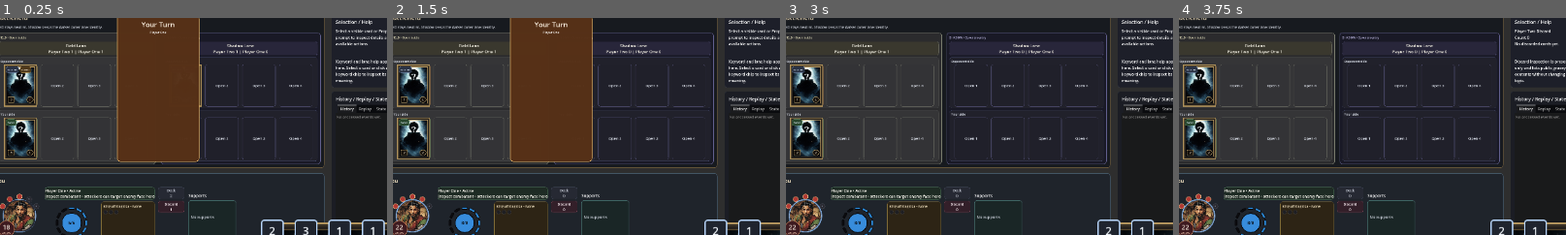
Above: before the commit, frames 1-4 (left to right).
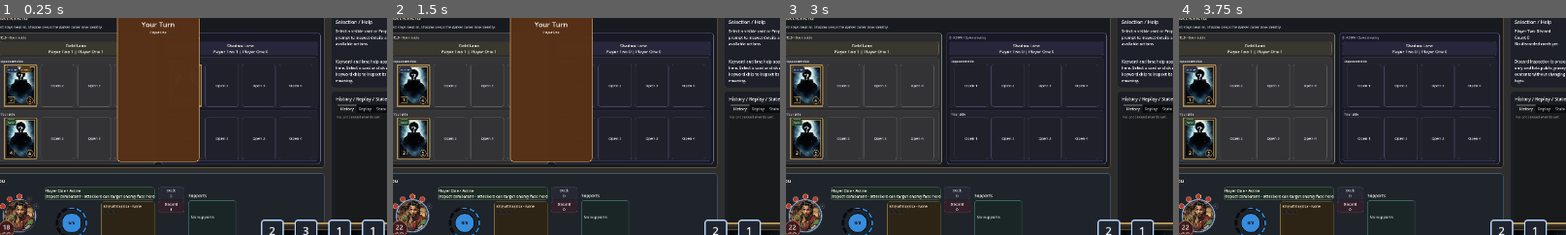
Above: after the commit, the same moments.

Repository: FlinnBurgess/elder-scrolls-legends
Game: Godot game, scene res://scenes/bootstrap/bootstrap.tscn
Two runs of this game, one before a commit and one after it. Both use one fixed random seed, a clock stepped at 60 frames per second and the inputs below.
Inputs:
- Up to frame 1 (0.25 s): no input
- Up to frame 2 (1.5 s): click "Local Match Sandbox" at 0.5 s; click "Player Two Inspect combatant …" at 1.25 s
- Up to frame 3 (3 s): click "Support Lab" at 2 s; click "Deck 0" at 2.75 s
- Up to frame 4 (3.75 s): click "Discard 0" at 3.5 s
The pictures show only the part of the screen within x 3-53%, y 49-98%; the shares and areas given below are measured in that part.

The runs differ from the first frame. In frame 1, 0.1% of the frame differs, in the area x 2-9%, y 36-65%; in frame 2, 0.1%; in frame 3, 0.1%; in frame 4, 0.1%.

Commit message:
Larger bold stat badges, square attack corners, and fix attack label rotation
Attack label moved out of rotated badge to prevent inherited rotation.
Badge size increased to 40, font size to 18 with bold weight.

Co-Authored-By: Claude Opus 4.6 <noreply@anthropic.com>

Diff:
--- a/src/ui/components/CardDisplayComponent.gd
+++ b/src/ui/components/CardDisplayComponent.gd
@@ -198,13 +198,19 @@
 	_attack_badge = PanelContainer.new()
 	_attack_badge.name = "AttackBadge"
 	_content_root.add_child(_attack_badge)
-	_attack_label = _build_centered_label("AttackLabel", 13)
-	_attack_badge.add_child(_attack_label)
+	_attack_label = _build_centered_label("AttackLabel", 18)
+	var bold_font := SystemFont.new()
+	bold_font.font_weight = 700
+	_attack_label.add_theme_font_override("font", bold_font)
+	_content_root.add_child(_attack_label)
 
 	_health_badge = PanelContainer.new()
 	_health_badge.name = "HealthBadge"
 	_content_root.add_child(_health_badge)
-	_health_label = _build_centered_label("HealthLabel", 13)
+	_health_label = _build_centered_label("HealthLabel", 18)
+	var bold_font_h := SystemFont.new()
+	bold_font_h.font_weight = 700
+	_health_label.add_theme_font_override("font", bold_font_h)
 	_health_badge.add_child(_health_label)
 
 	_set_mouse_passthrough_recursive(_content_root)
@@ -258,8 +264,8 @@
 	_apply_panel_style(_rarity_marker, _rarity_color(_card_data).darkened(0.3), Color.BLACK, _scaled_border_width(2, scale), _scaled_int(2, scale))
 	# Cost badge – dark circle
 	_apply_panel_style(_cost_badge, Color(0.12, 0.14, 0.18, 0.99), Color(0.72, 0.84, 0.98, 1.0), _scaled_border_width(2, scale), _scaled_int(17, scale))
-	# Attack badge – diamond shape (low corner radius)
-	_apply_panel_style(_attack_badge, Color(0.08, 0.06, 0.04, 0.98), Color(0.72, 0.62, 0.42, 0.96), _scaled_border_width(2, scale), _scaled_int(4, scale))
+	# Attack badge – diamond shape (square corners)
+	_apply_panel_style(_attack_badge, Color(0.08, 0.06, 0.04, 0.98), Color(0.72, 0.62, 0.42, 0.96), _scaled_border_width(2, scale), 0)
 	# Health badge – circular (corner radius = half the badge side)
 	_apply_panel_style(_health_badge, Color(0.08, 0.06, 0.04, 0.98), Color(0.72, 0.62, 0.42, 0.96), _scaled_border_width(2, scale), _scaled_int(15, scale))
 	_name_label.add_theme_color_override("font_color", COLOR_TEXT)
@@ -410,7 +416,7 @@
 
 
 func _layout_stat_badges(inner_rect: Rect2, art_rect: Rect2, scale: float, esl_style := false) -> void:
-	var badge_side := maxf(30.0 * scale, 30.0)
+	var badge_side := maxf(40.0 * scale, 40.0)
 	var badge_size := Vector2(badge_side, badge_side)
 	var badge_margin := 6.0 * scale
 	_attack_badge.size = badge_size
@@ -433,10 +439,11 @@
 			art_rect.position.x + art_rect.size.x - badge_inset - badge_side,
 			badge_center_y - badge_side
 		)
-		# Attack label needs counter-rotation since badge is rotated
-		_attack_label.set_anchors_and_offsets_preset(PRESET_FULL_RECT)
-		_attack_label.pivot_offset = badge_size * 0.5
-		_attack_label.rotation_degrees = -45.0
+		# Attack label positioned over the badge center (not a child, so no inherited rotation)
+		var attack_center := _attack_badge.position + _attack_badge.pivot_offset
+		_attack_label.size = badge_size
+		_attack_label.position = attack_center - badge_size * 0.5
+		_attack_label.rotation_degrees = 0.0
 		# Health label stays upright
 		_health_label.set_anchors_and_offsets_preset(PRESET_FULL_RECT)
 		_health_label.pivot_offset = badge_size * 0.5
@@ -454,11 +461,11 @@
 		badge_top = clampf(badge_top, art_rect.position.y, maxf(art_rect.position.y + art_rect.size.y - rect_size.y, art_rect.position.y))
 		_attack_badge.position = Vector2(art_rect.position.x + badge_margin, badge_top)
 		_health_badge.position = Vector2(art_rect.position.x + art_rect.size.x - rect_size.x - badge_margin, badge_top)
-		_attack_label.set_anchors_and_offsets_preset(PRESET_FULL_RECT)
+		_attack_label.size = rect_size
+		_attack_label.position = _attack_badge.position
+		_attack_label.rotation_degrees = 0.0
 		_health_label.set_anchors_and_offsets_preset(PRESET_FULL_RECT)
-		_attack_label.pivot_offset = rect_size * 0.5
 		_health_label.pivot_offset = rect_size * 0.5
-		_attack_label.rotation_degrees = 0.0
 		_health_label.rotation_degrees = 0.0
 
 
@@ -710,8 +717,8 @@
 	_rules_label.add_theme_font_size_override("bold_font_size", _scaled_int(18, scale))
 	_rarity_label.add_theme_font_size_override("font_size", _scaled_int(9, scale))
 	_cost_label.add_theme_font_size_override("font_size", _scaled_int(16, scale))
-	_attack_label.add_theme_font_size_override("font_size", _scaled_int(13, scale))
-	_health_label.add_theme_font_size_override("font_size", _scaled_int(13, scale))
+	_attack_label.add_theme_font_size_override("font_size", _scaled_int(18, scale))
+	_health_label.add_theme_font_size_override("font_size", _scaled_int(18, scale))
 
 
 func _set_full_rect(control: Control) -> void:
@@ -745,7 +752,7 @@
 	_set_panel_corner_radius(_inner_frame, 0)
 	for panel in [_name_banner, _rules_panel, _rarity_marker, _cost_badge]:
 		_set_panel_corner_radius(panel, _panel_radius(panel, 8))
-	_set_panel_corner_radius(_attack_badge, _panel_radius(_attack_badge, 4))
+	_set_panel_corner_radius(_attack_badge, 0)
 	# Health badge: keep circular — use half the badge dimension as radius
 	var health_radius := maxi(2, int(round(minf(_health_badge.size.x, _health_badge.size.y) * 0.5)))
 	_set_panel_corner_radius(_health_badge, health_radius)
